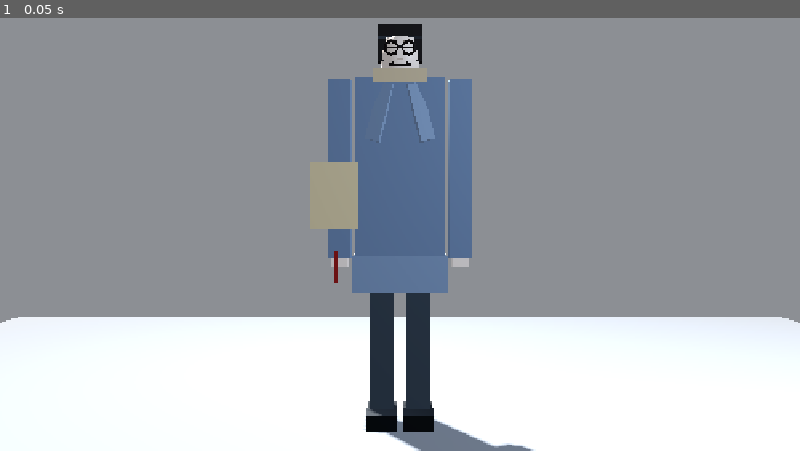
Above: before the commit, frame 1.
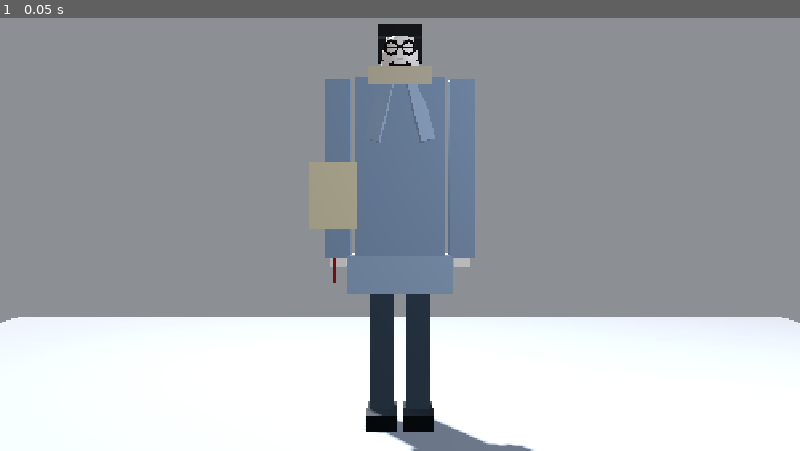
Above: after the commit, the same moment.

Repository: fangfangzhouhang/gta-style-unity-prototype
Game: Godot game, scene res://scenes/actors/teacher_visual.tscn
Same seed, same stepped clock (60 frames per second), same inputs: the game is played once before the commit and once after it. This scene is started directly instead of the project's main scene. Sound files missing from this copy of the repository are replaced by a short silence.
Inputs:
- Up to frame 1 (0.05 s): no input

The runs differ from the first frame. In frame 1, 0.5% of the frame differs, in the area x 40-63%, y 11-100%.

Commit message:
art: S02 coat body read (albedo + shoulder edge)
Raise coat torso mid albedo vs west wall under Fixture4 rim;
keep slim tall body; optional sleeve/collar/flare plane edge.
No lights / Omni / AI / NavMesh / chapter topology edits.

Diff:
--- a/EscapeExamGodot/assets/materials/teacher/mat_coat.tres
+++ b/EscapeExamGodot/assets/materials/teacher/mat_coat.tres
@@ -2,6 +2,6 @@
 
 [resource]
 resource_name = "TeacherCoat"
-albedo_color = Color(0.40, 0.48, 0.60, 1)
+albedo_color = Color(0.48, 0.54, 0.62, 1)
 roughness = 0.78
 metallic = 0.04
--- a/EscapeExamGodot/assets/materials/teacher/mat_coat_flare.tres
+++ b/EscapeExamGodot/assets/materials/teacher/mat_coat_flare.tres
@@ -2,6 +2,6 @@
 
 [resource]
 resource_name = "TeacherCoatFlare"
-albedo_color = Color(0.46, 0.54, 0.66, 1)
+albedo_color = Color(0.54, 0.60, 0.68, 1)
 roughness = 0.74
 metallic = 0.05
--- /dev/null
+++ b/EscapeExamGodot/evidence/screenshots/art-coat-body-read/s02-roi-metrics.json
@@ -0,0 +1,30 @@
+{
+  "before": {
+    "coat_wide": 24.68,
+    "torso_tight": 20.26,
+    "left_wall": 13.91,
+    "east_rim": 25.67,
+    "near_wall": 12.27,
+    "coat_minus_wall": 10.77,
+    "rim_minus_near": 13.4,
+    "center_probe_rgb": [
+      0.0275,
+      0.0902,
+      0.1961
+    ]
+  },
+  "after": {
+    "coat_wide": 27.82,
+    "torso_tight": 22.84,
+    "left_wall": 13.91,
+    "east_rim": 25.67,
+    "near_wall": 12.27,
+    "coat_minus_wall": 13.91,
+    "rim_minus_near": 13.4,
+    "center_probe_rgb": [
+      0.0471,
+      0.1098,
+      0.2039
+    ]
+  }
+}
--- a/EscapeExamGodot/scenes/actors/teacher.tscn
+++ b/EscapeExamGodot/scenes/actors/teacher.tscn
@@ -21,7 +21,7 @@
 material = ExtResource("m_coat")
 
 [sub_resource type="BoxMesh" id="mesh_coat_flare"]
-size = Vector3(0.52, 0.20, 0.26)
+size = Vector3(0.56, 0.20, 0.27)
 material = ExtResource("m_coat_flare")
 
 [sub_resource type="BoxMesh" id="mesh_lapel_l"]
@@ -33,7 +33,7 @@
 material = ExtResource("m_coat_flare")
 
 [sub_resource type="BoxMesh" id="mesh_collar"]
-size = Vector3(0.30, 0.08, 0.20)
+size = Vector3(0.34, 0.09, 0.22)
 material = ExtResource("m_collar")
 
 [sub_resource type="BoxMesh" id="mesh_trousers"]
@@ -45,7 +45,7 @@
 material = ExtResource("m_shoes")
 
 [sub_resource type="BoxMesh" id="mesh_sleeve"]
-size = Vector3(0.12, 0.98, 0.14)
+size = Vector3(0.14, 0.98, 0.15)
 material = ExtResource("m_coat")
 
 [sub_resource type="BoxMesh" id="mesh_hand"]
@@ -174,7 +174,7 @@
 mesh = SubResource("mesh_shoe")
 
 [node name="LeftArm" type="Node3D" parent="Visual"]
-position = Vector3(-0.33, 1.80, 0)
+position = Vector3(-0.34, 1.80, 0)
 
 [node name="Sleeve" type="MeshInstance3D" parent="Visual/LeftArm"]
 position = Vector3(0, -0.40, 0)
@@ -185,7 +185,7 @@
 mesh = SubResource("mesh_hand")
 
 [node name="RightArm" type="Node3D" parent="Visual"]
-position = Vector3(0.33, 1.80, 0)
+position = Vector3(0.34, 1.80, 0)
 
 [node name="Sleeve" type="MeshInstance3D" parent="Visual/RightArm"]
 position = Vector3(0, -0.40, 0)
--- a/EscapeExamGodot/scenes/actors/teacher_visual_body.tscn
+++ b/EscapeExamGodot/scenes/actors/teacher_visual_body.tscn
@@ -16,7 +16,7 @@
 material = ExtResource("m_coat")
 
 [sub_resource type="BoxMesh" id="mesh_coat_flare"]
-size = Vector3(0.52, 0.20, 0.26)
+size = Vector3(0.56, 0.20, 0.27)
 material = ExtResource("m_coat_flare")
 
 [sub_resource type="BoxMesh" id="mesh_lapel"]
@@ -24,7 +24,7 @@
 material = ExtResource("m_coat_flare")
 
 [sub_resource type="BoxMesh" id="mesh_collar"]
-size = Vector3(0.30, 0.08, 0.20)
+size = Vector3(0.34, 0.09, 0.22)
 material = ExtResource("m_collar")
 
 [sub_resource type="BoxMesh" id="mesh_trousers"]
@@ -36,7 +36,7 @@
 material = ExtResource("m_shoes")
 
 [sub_resource type="BoxMesh" id="mesh_sleeve"]
-size = Vector3(0.12, 0.98, 0.14)
+size = Vector3(0.14, 0.98, 0.15)
 material = ExtResource("m_coat")
 
 [sub_resource type="BoxMesh" id="mesh_hand"]
@@ -142,7 +142,7 @@
 mesh = SubResource("mesh_shoe")
 
 [node name="LeftArm" type="Node3D" parent="Visual"]
-position = Vector3(-0.33, 1.80, 0)
+position = Vector3(-0.34, 1.80, 0)
 
 [node name="Sleeve" type="MeshInstance3D" parent="Visual/LeftArm"]
 position = Vector3(0, -0.40, 0)
@@ -153,7 +153,7 @@
 mesh = SubResource("mesh_hand")
 
 [node name="RightArm" type="Node3D" parent="Visual"]
-position = Vector3(0.33, 1.80, 0)
+position = Vector3(0.34, 1.80, 0)
 
 [node name="Sleeve" type="MeshInstance3D" parent="Visual/RightArm"]
 position = Vector3(0, -0.40, 0)
--- /dev/null
+++ b/EscapeExamGodot/tools/capture_art_coat_body_read_s02_s03.gd
@@ -0,0 +1,83 @@
+extends SceneTree
+## ART-COAT-BODY-READ-S02 — locked S02/S03 same-shot for coat torso albedo / shoulder edge.
+## Poses match capture_art_coat_contrast_s02.gd / capture_audio_fixture4_coat_rim_s02_s03.gd.
+
+const OUT := "res://evidence/screenshots/art-coat-body-read/"
+const RES := Vector2i(1280, 800)
+
+## Pass "before" or "after" via -- --tag=before|after (default after).
+var _tag := "after"
+
+func _initialize() -> void:
+	for arg in OS.get_cmdline_user_args():
+		if arg.begins_with("--tag="):
+			_tag = arg.substr(6)
+	call_deferred("go")
+
+func go() -> void:
+	DirAccess.make_dir_recursive_absolute(OUT)
+	root.size = RES
+	DisplayServer.window_set_size(RES)
+	var game = root.get_node("Game")
+	var level = load("res://scenes/chapters/chapter_01.tscn").instantiate()
+	root.add_child(level)
+	game.start_new()
+	await create_timer(1.0).timeout
+	game.teacher.frozen = true
+	game.player.input_locked = true
+	game.ui.toast_time = 0.0
+	if game.teacher.has_node("AlertIcon"):
+		game.teacher.get_node("AlertIcon").visible = false
+	if game.teacher.has_node("SuspicionBar"):
+		game.teacher.get_node("SuspicionBar").visible = false
+
+	var shadow_n := 0
+	var lighting: Node = level.get_node_or_null("Lighting")
+	if lighting:
+		for child in lighting.get_children():
+			var light: Node = child.get_node_or_null("Light")
+			if light is OmniLight3D and light.shadow_enabled:
+				shadow_n += 1
+	print("SHADOW_OMNI_COUNT ", shadow_n)
+
+	# S02 · door → west corridor
+	_place_teacher(game, Vector3(-1.75, 0.02, -1.0), 0.0)
+	game.teacher.suspicion = 0.55
+	if game.teacher.has_method("change_state"):
+		game.teacher.change_state("suspicious")
+	game.player.teleport_to(Vector3(-1.75, 0.04, 1.5), PI)
+	game.player.get_node("Head").position.y = 1.62
+	game.player.camera.fov = 72.0
+	game.player.look_at_point(Vector3(-1.75, 1.55, -1.0))
+	await _snap("s02-%s.png" % _tag, "S02")
+
+	# S03 · crouch near cabinet
+	game.player.teleport_to(Vector3(-3.0, 0.04, 0.2), PI * 0.65)
+	game.player.set_crouch(true)
+	game.player.get_node("Head").position.y = 0.94
+	game.player.camera.fov = 70.0
+	game.player.look_at_point(Vector3(-1.75, 1.35, -1.0))
+	await _snap("s03-%s.png" % _tag, "S03")
+
+	print("ART_COAT_BODY_READ_OK tag=", _tag, " method=", RenderingServer.get_current_rendering_method(), " shadow=", shadow_n)
+	quit(0)
+
+func _place_teacher(game, pos: Vector3, yaw: float) -> void:
+	game.teacher.global_position = pos
+	game.teacher.rotation = Vector3(0, yaw, 0)
+	game.teacher.velocity = Vector3.ZERO
+
+func _snap(filename: String, tag: String) -> void:
+	await create_timer(0.75).timeout
+	await RenderingServer.frame_post_draw
+	RenderingServer.force_draw()
+	await RenderingServer.frame_post_draw
+	var img: Image = root.get_texture().get_image()
+	var path := OUT + filename
+	img.save_png(path)
+	var p = root.get_node("Game").player
+	print("saved ", tag, " ", path, " ", img.get_width(), "x", img.get_height(),
+		" probe=", img.get_pixel(640, 400),
+		" fov=", p.camera.fov,
+		" eye=", p.camera.global_position,
+		" teacher=", root.get_node("Game").teacher.global_position)
Binary file added: EscapeExamGodot/evidence/screenshots/art-coat-body-read/s02-after.png
Binary file added: EscapeExamGodot/evidence/screenshots/art-coat-body-read/s02-baseline-rim-after.png
Binary file added: EscapeExamGodot/evidence/screenshots/art-coat-body-read/s02-before.png
Binary file added: EscapeExamGodot/evidence/screenshots/art-coat-body-read/s03-after.png
Binary file added: EscapeExamGodot/evidence/screenshots/art-coat-body-read/s03-baseline-rim-after.png
Binary file added: EscapeExamGodot/evidence/screenshots/art-coat-body-read/s03-before.png
Not shown, added: EscapeExamGodot/docs/ART_COAT_BODY_READ_S02_20261028.md
